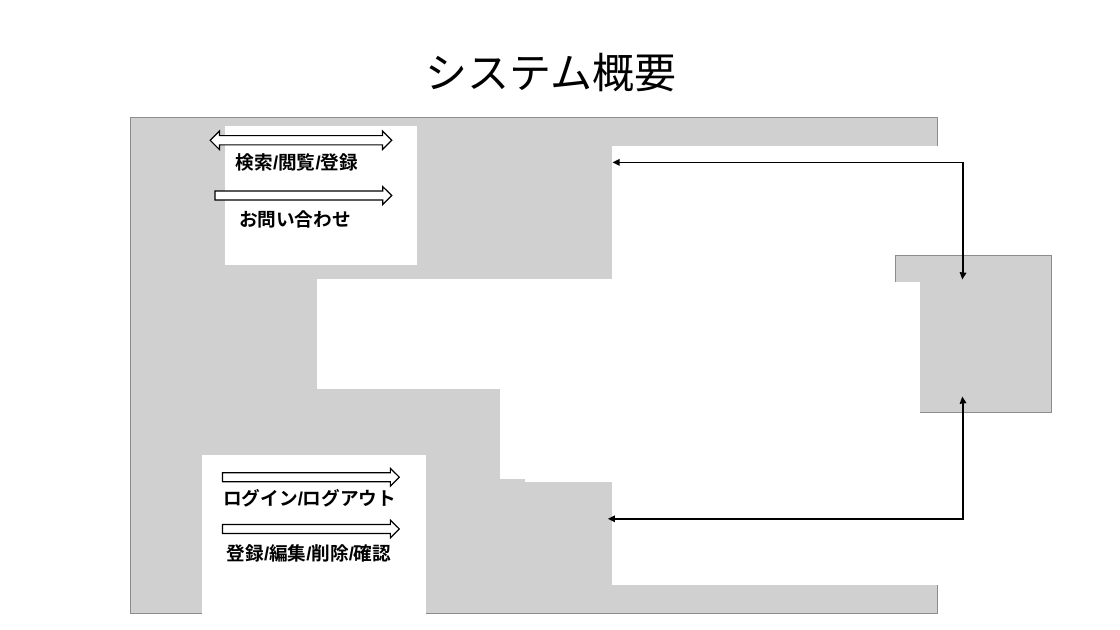
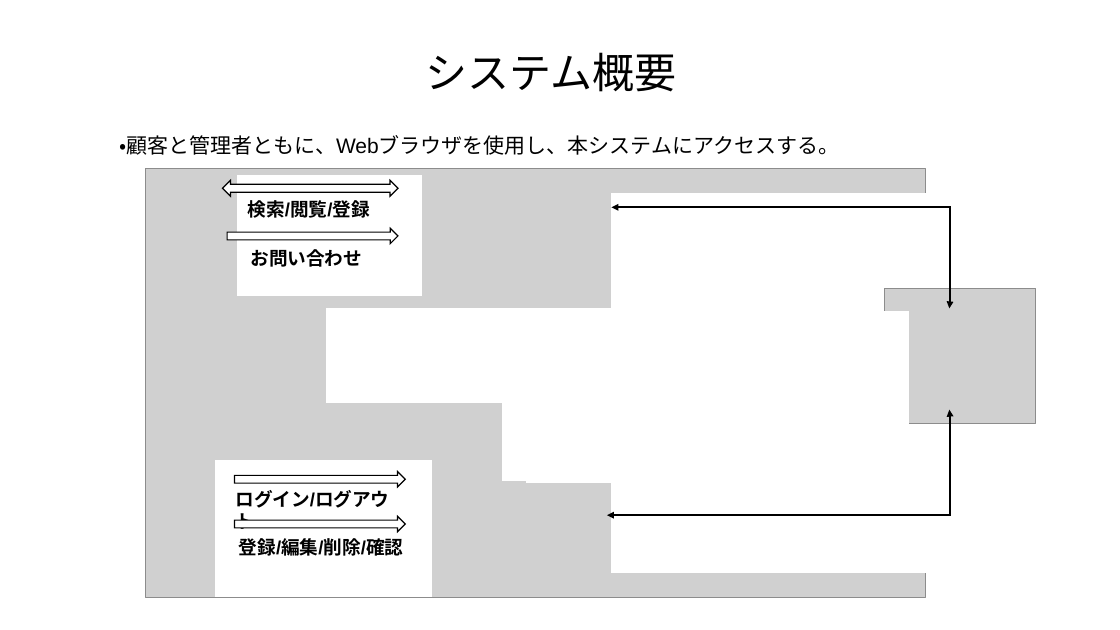
Before and after one commit to akikun918/apart-management-system, a slide deck: slide 3 of 要件定義書.pptx (slide 6 before the commit). Drawn at 1120x630 pixels with LibreOffice and Linux fonts; fonts in the diff are those of the drawing; grey boxes stand for pictures. Boxes give left, top, right and bottom in pixels: in the first picture for what was removed or moved away, otherwise in the second. Text is boxed around its words. In the diff, an @@ line names an element or a change of style, - is before the commit and + after.

Commit message:
2025031401

```diff
--- a/要件定義書.pptx
+++ b/要件定義書.pptx
@@ text added at bbox=[120, 135, 840, 155], 18 pt, text #000000 @@
+・顧客と管理者ともに、Webブラウザを使用し、本システムにアクセスする。
@@ picture: place and size @@
-picture at bbox=[131, 118, 938, 613]
+picture at bbox=[146, 169, 926, 597]
@@ rectangle: place and size @@
-rectangle at bbox=[226, 126, 416, 265]
+rectangle at bbox=[238, 176, 422, 296]
@@ left right arrow: place and size @@
-left right arrow at bbox=[210, 131, 392, 150]
+left right arrow at bbox=[223, 181, 398, 197]
@@ text "検索/閲覧/登録": place and size @@
-text "検索/閲覧/登録" at bbox=[236, 153, 358, 171]
+text "検索/閲覧/登録" at bbox=[248, 200, 370, 218]
@@ rectangle: place and size @@
-rectangle at bbox=[613, 146, 1018, 585]
+rectangle at bbox=[612, 193, 1004, 572]
@@ elbow double arrow moved from (613, 162) - (963, 280) to (612, 208) - (949, 308) @@
@@ right arrow: place and size @@
-right arrow at bbox=[215, 187, 392, 204]
+right arrow at bbox=[227, 229, 397, 244]
@@ text "お問い合わせ": place and size @@
-text "お問い合わせ" at bbox=[239, 210, 351, 228]
+text "お問い合わせ" at bbox=[251, 249, 363, 267]
@@ picture: place and size @@
-picture at bbox=[896, 255, 1052, 412]
+picture at bbox=[885, 288, 1036, 423]
@@ rectangle: place and size @@
-rectangle at bbox=[318, 280, 723, 389]
+rectangle at bbox=[327, 308, 719, 403]
@@ rectangle: place and size @@
-rectangle at bbox=[501, 282, 921, 478]
+rectangle at bbox=[503, 311, 909, 481]
@@ elbow double arrow moved from (608, 519) - (963, 397) to (607, 515) - (949, 410) @@
@@ rectangle: place and size @@
-rectangle at bbox=[203, 456, 426, 614]
+rectangle at bbox=[216, 461, 431, 597]
@@ right arrow: place and size @@
-right arrow at bbox=[223, 468, 399, 486]
+right arrow at bbox=[234, 471, 405, 486]
@@ text "ログイン/ログアウト" rewrapped from bbox=[223, 485, 396, 507] to bbox=[235, 490, 389, 529] @@
@@ text "登録/編集/削除/確認": place and size @@
-text "登録/編集/削除/確認" at bbox=[227, 544, 391, 562]
+text "登録/編集/削除/確認" at bbox=[239, 538, 403, 556]
@@ right arrow: place and size @@
-right arrow at bbox=[223, 520, 399, 538]
+right arrow at bbox=[234, 517, 405, 532]
```
Also in this commit, not shown: 3 other slides changed.
